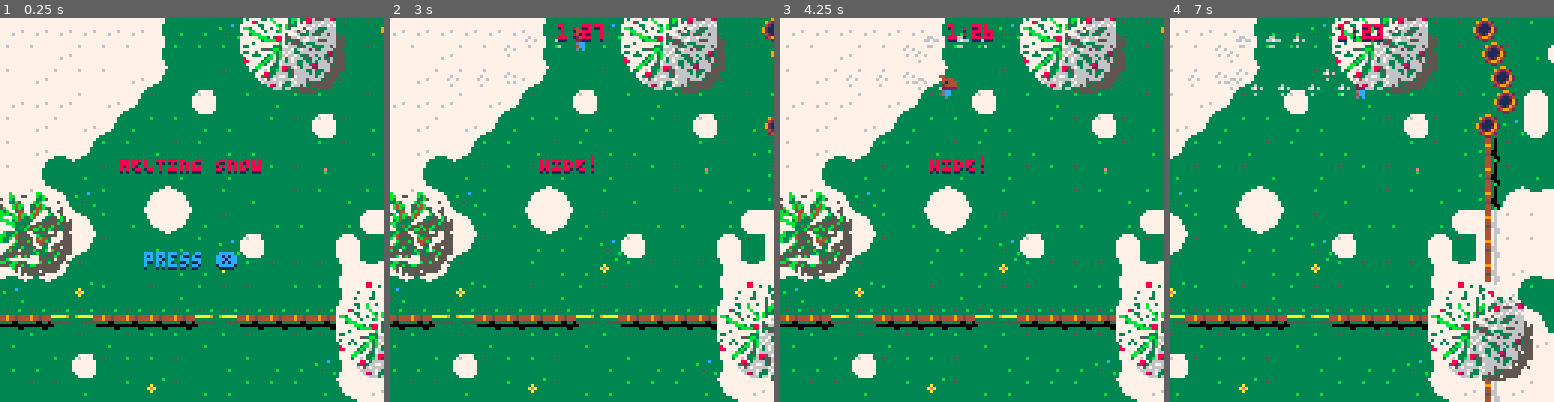
Above: before the commit, frames 1-4 (left to right).
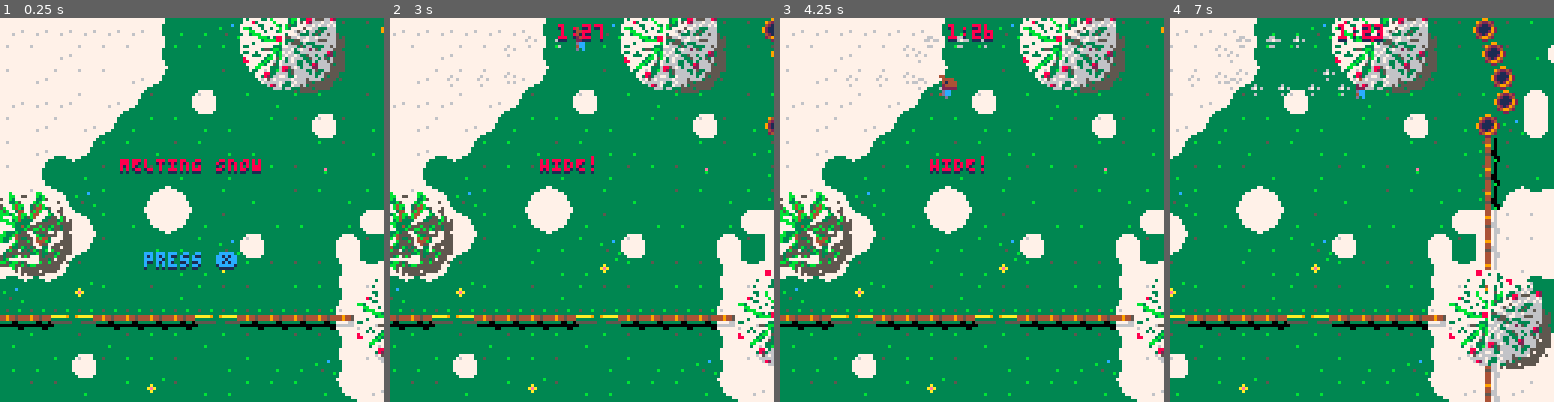
Above: after the commit, the same moments.

Repository: ElectricToy/pico-8
Game: PICO-8 cartridge snow.p8
Same seed, same stepped clock (60 frames per second), same inputs: the game is played once before the commit and once after it.
Inputs:
- Up to frame 1 (0.25 s): no input
- Up to frame 2 (3 s): tap X (X key) at 0.33, 1.07, 1.85, 2.97 s; tap O (Z key) at 0.7, 1.7, 2.1, 2.5, 2.9 s; hold Right 1.6-2.1 s; hold Up 2.15-2.42 s; hold Right from 2.47 s (still down)
- Up to frame 3 (4.25 s): release Right at 3.03 s; hold Left 3.08-3.58 s; tap O (Z key) at 3.3, 3.7, 4.1 s; hold Down 3.63-3.97 s; hold Right from 4.02 s (still down); tap X (X key) at 4.08 s
- Up to frame 4 (7 s): tap O (Z key) every 0.4 s from 4.5 to 6.9 s; release Right at 4.68 s; hold Up 4.73-5.03 s; hold Left 5.08-5.68 s; tap X (X key) at 5.2, 6.32 s; hold Down 5.73-6.03 s; hold Right 6.08-6.58 s; hold Right from 6.63 s (still down)

The runs differ from the first frame. In frame 1, 1.2% of the frame differs, in the area x 87-100%, y 67-94%; in frame 2, 1.7%; in frame 3, 1.2%; in frame 4, 4.6%, in the area x 67-100%, y 65-95%.

Commit message:
Adjustments.

Diff:
--- a/snow.p8
+++ b/snow.p8
@@ -724,8 +724,8 @@
 	-- trees
 
 	-- TODO tree coverage radii
-	local smalltreecoverageradius = 3 * 8
-	local largetreecoverageradius = 3 * 8
+	local smalltreecoverageradius = 3.5 * 8
+	local largetreecoverageradius = 3.5 * 8
 
 	local smalltreeshadowoffset = vector:new( 1, 1 )
 	local largetreeshadowoffset = vector:new( 4, 4 )
@@ -733,14 +733,13 @@
 	hidingplace:new( 192, 10 * 8, -1 * 8, vector:new( 0, 0 ), vector:new( largetreecoverageradius, largetreecoverageradius ), 139, largetreeshadowoffset  )
 	hidingplace:new( 135, 20 * 8,  2 * 8, vector:new( 0, 0 ), vector:new( smalltreecoverageradius, smalltreecoverageradius ), 139, smalltreeshadowoffset )
 	hidingplace:new( 192, 26 * 8,  0 * 8, vector:new( 0, 0 ), vector:new( largetreecoverageradius, largetreecoverageradius ), 139, largetreeshadowoffset )
-	hidingplace:new( 192, 14 * 8, 11 * 8, vector:new( 0, 0 ), vector:new( largetreecoverageradius, largetreecoverageradius ), 139, largetreeshadowoffset )
+	hidingplace:new( 192, 14.75 * 8, 10.5 * 8, vector:new( 0, 0 ), vector:new( 4 * 8, 4 * 8 ), 139, largetreeshadowoffset )
 	hidingplace:new( 192, 24 * 8, 22 * 8, vector:new( 0, 0 ), vector:new( smalltreecoverageradius, smalltreecoverageradius ), 139, largetreeshadowoffset )
 	hidingplace:new( 135, 37 * 8, 18 * 8, vector:new( 0, 0 ), vector:new( smalltreecoverageradius, smalltreecoverageradius ), 139, smalltreeshadowoffset )
 	hidingplace:new( 135, 37 * 8, -2 * 8, vector:new( 0, 0 ), vector:new( smalltreecoverageradius, smalltreecoverageradius ), 139, smalltreeshadowoffset )
 	hidingplace:new( 135, -1 * 8,  7 * 8, vector:new( 0, 0 ), vector:new( smalltreecoverageradius, smalltreecoverageradius ), 139, smalltreeshadowoffset )
 	hidingplace:new( 192, 45 * 8, 22 * 8, vector:new( 0, 0 ), vector:new( largetreecoverageradius, largetreecoverageradius ), 139, largetreeshadowoffset )
 
-	-- TODO barn and shed radii
 	-- sw barn
 	hidingplace:new( 128, 0 * 8, 21 * 8, vector:new( 0, 0 ), vector:new( 4 * 8, 4 * 8 ))
 	local barnpart = hidingplace:new( 132, 4 * 8, 21 * 8, vector:new( 0, 0 ), vector:new( 3 * 8, 4 * 8 ) )
@@ -752,7 +751,7 @@
 	barnpart.spriteDims = vector:new( 2, 4 )
 
 	-- se shed
-	hidingplace:new( 202, 40*8, 10*8, vector:new( 0, 0 ), vector:new( 2 * 8, 2 * 8 ))
+	hidingplace:new( 202, 40*8, 10*8, vector:new( 0, 0 ), vector:new( 3 * 8, 3 * 8 ))
 
 	-- setup the barrels
 
@@ -1020,7 +1019,7 @@
 	gotostate( "outcome" )
 end
 
-seeker_seek_cover_time_limit_seconds = 5
+seeker_seek_cover_time_limit_seconds = 4
 hider_finish_cover_time_limit_seconds = 4
 
 lastsearchedcovering = nil
@@ -1040,6 +1039,10 @@
 		local seekercovering = seeker:currentcovering()
 		if seekercovering then
 			if seekercovering ~= lastsearchedcovering and seeker:secondsundercovering() >= seeker_seek_cover_time_limit_seconds then
+				if lastsearchedcovering then
+					lastsearchedcovering.visible = true
+				end
+
 				lastsearchedcovering = seekercovering
 
 				if seekercovering == hidercovering then
@@ -1063,7 +1066,7 @@
 totalUpdates = 0
 
 hiding_seconds = 90
-seeking_seconds = 10
+seeking_seconds = 60
 
 hiding_ticks = hiding_seconds * 30
 seeking_ticks = seeking_seconds * 30
